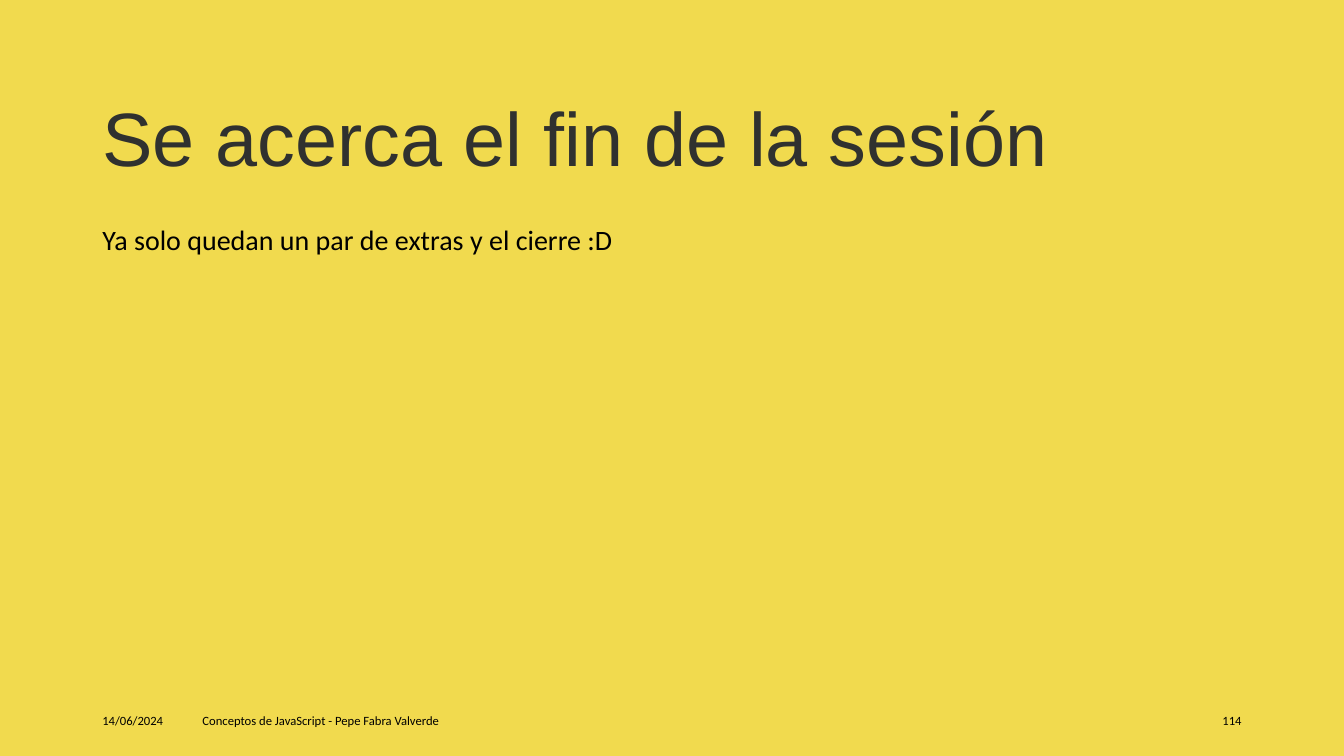
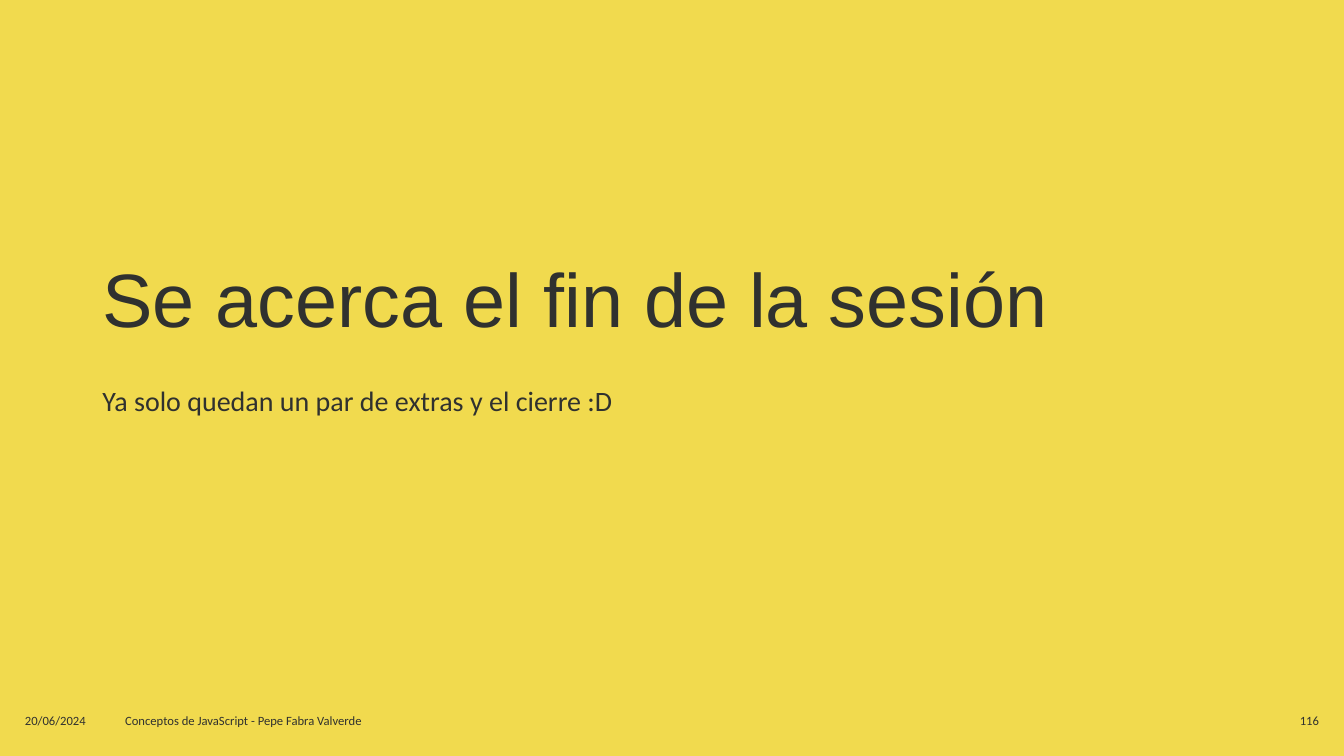
Before and after one commit to jofaval/talks-about, a slide deck: slide 116 of concepts-of-js/conceps-of-js.es.pptx (slide 114 before the commit). Drawn at 1344x756 pixels with LibreOffice and Linux fonts; fonts in the diff are those of the drawing. Boxes give left, top, right and bottom in pixels: in the first picture for what was removed or moved away, otherwise in the second. Text is boxed around its words. In the diff, an @@ line names an element or a change of style, - is before the commit and + after.

```diff
--- a/concepts-of-js/conceps-of-js.es.pptx
+++ b/concepts-of-js/conceps-of-js.es.pptx
@@ title "Se acerca el fin de ...": place and size @@
-title "Se acerca el fin de ..." at box(102, 110, 1047, 167)
+title "Se acerca el fin de ..." at box(102, 271, 1047, 328)
@@ text "Ya solo quedan un par ...": place and size @@
-text "Ya solo quedan un par ..." at box(102, 230, 612, 255)
+text "Ya solo quedan un par ..." at box(102, 391, 612, 416)
@@ text "Ya solo quedan un par ..." at box(102, 391, 612, 416): text colour #000000 to #30312F @@
@@ text at box(25, 716, 86, 726): text changed; text colour #000000 to #30312F @@
-14/06/2024
+20/06/2024
@@ text "Conceptos de JavaScript - Pepe ..." at box(125, 716, 361, 727): text colour #000000 to #30312F @@
@@ text "Conceptos de JavaScript - Pepe ...": place and size @@
-text "Conceptos de JavaScript - Pepe ..." at box(202, 716, 439, 727)
+text "Conceptos de JavaScript - Pepe ..." at box(125, 716, 361, 727)
@@ page number removed at box(1222, 717, 1241, 725) @@
-114
@@ page number added at box(1300, 716, 1319, 725), 9 pt, text #30312F @@
+116
```
Also in this commit, not shown: 119 other slides changed, 12 slides added, 10 slides removed, 21 other files.
